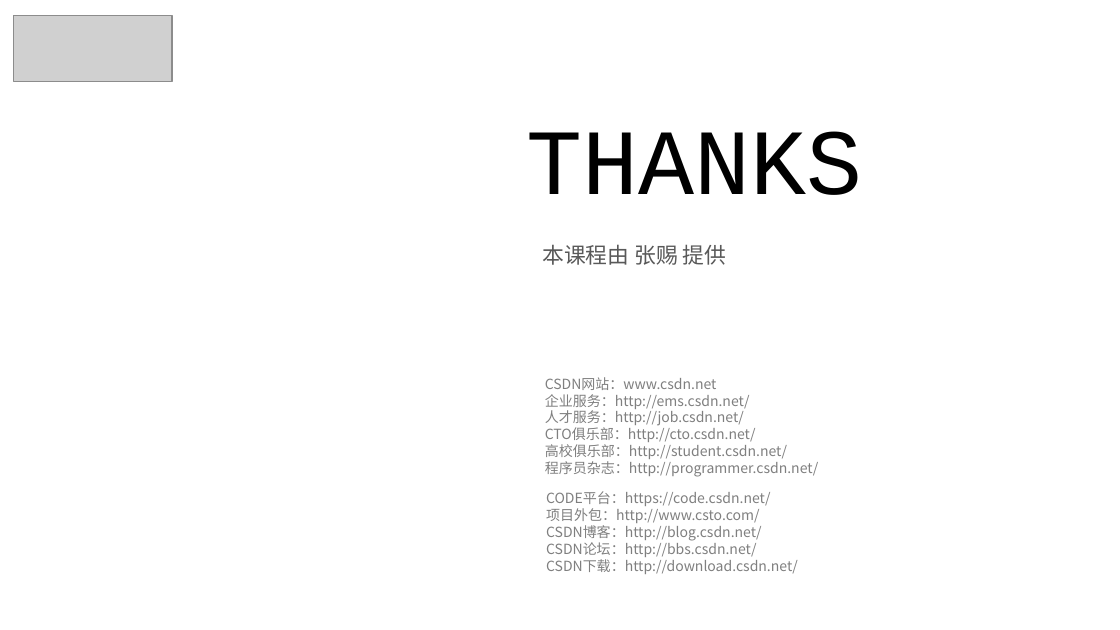
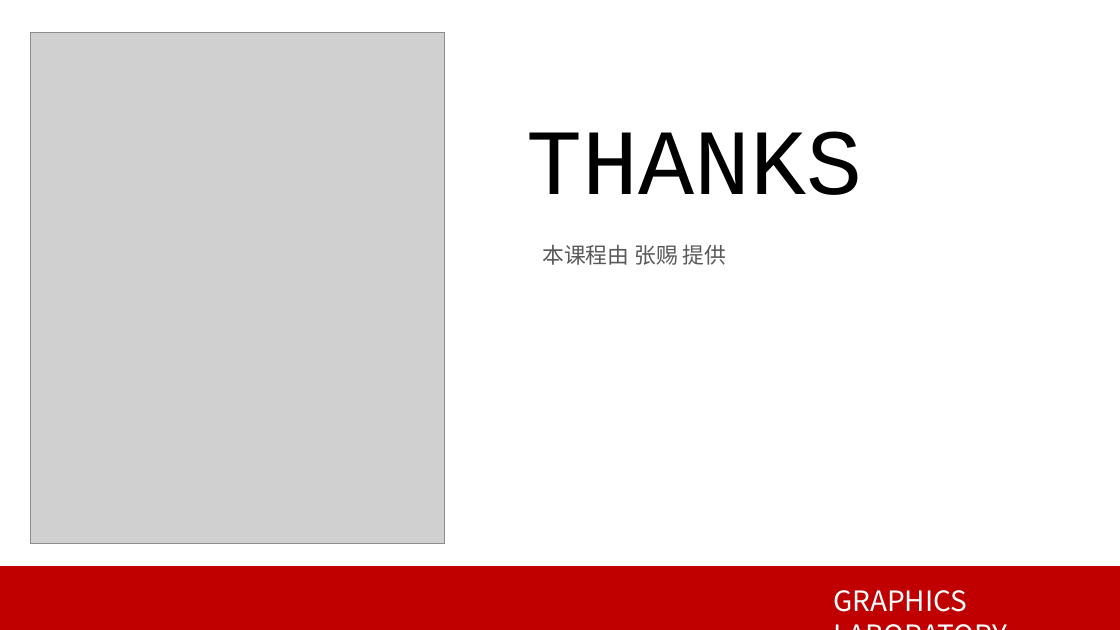
Before and after one commit to 0000duck/ComputerGraphicsBasics, a slide deck: slide 30 of PPT/C++练习.pptx. Drawn at 1120x630 pixels with LibreOffice and Linux fonts; fonts in the diff are those of the drawing; grey boxes stand for pictures; background and template pictures are left out. Boxes give left, top, right and bottom in pixels: in the first picture for what was removed or moved away, otherwise in the second. Text is boxed around its words. In the diff, an @@ line names an element or a change of style, - is before the commit and + after.

```diff
--- a/PPT/C++练习.pptx
+++ b/PPT/C++练习.pptx
@@ picture removed at [13, 16, 172, 82] @@
@@ picture added at [31, 32, 446, 543] @@
@@ text removed at [545, 377, 819, 477] @@
-CSDN网站：www.csdn.net
-企业服务：http://ems.csdn.net/
-人才服务：http://job.csdn.net/
-CTO俱乐部：http://cto.csdn.net/
-高校俱乐部：http://student.csdn.net/
-程序员杂志：http://programmer.csdn.net/
@@ text removed at [546, 491, 798, 574] @@
-CODE平台：https://code.csdn.net/
-项目外包：http://www.csto.com/
-CSDN博客：http://blog.csdn.net/
-CSDN论坛：http://bbs.csdn.net/
-CSDN下载：http://download.csdn.net/
@@ rectangle added at [0, 566, 1120, 630], fill #C00000 @@
@@ text added at [833, 590, 967, 612], 18 pt, text #FFFFFF @@
+GRAPHICS LABORATORY
```
Also in this commit, not shown: 29 other slides changed, 41 other files.
